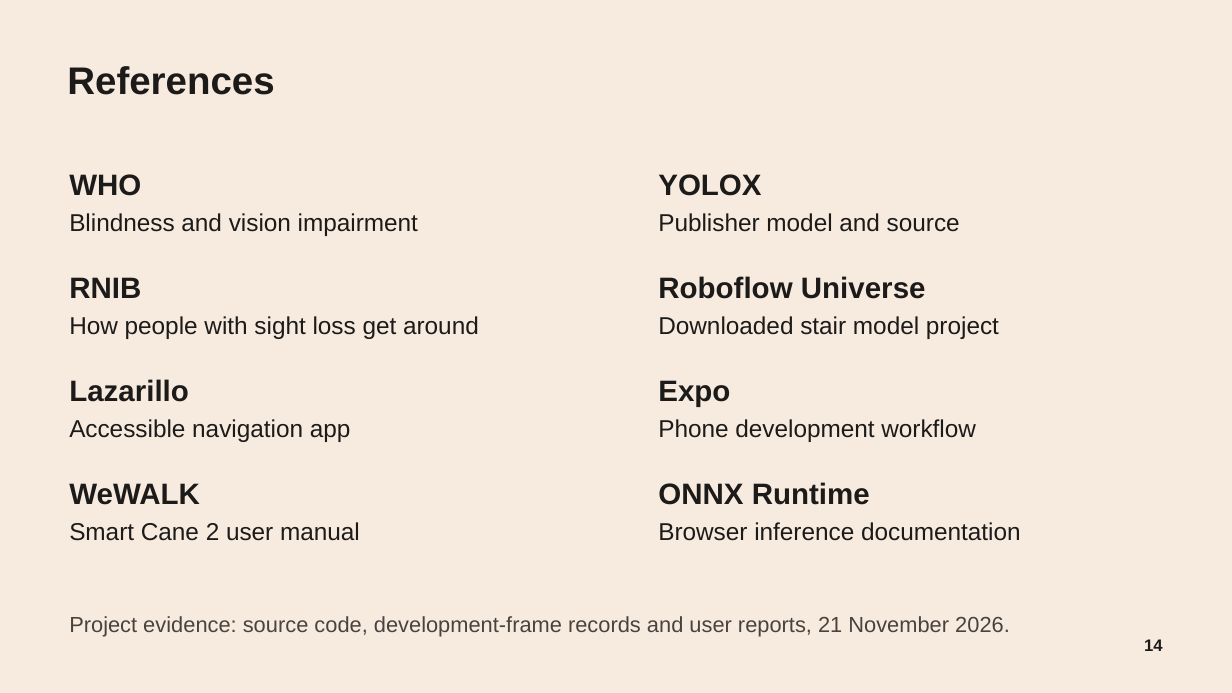
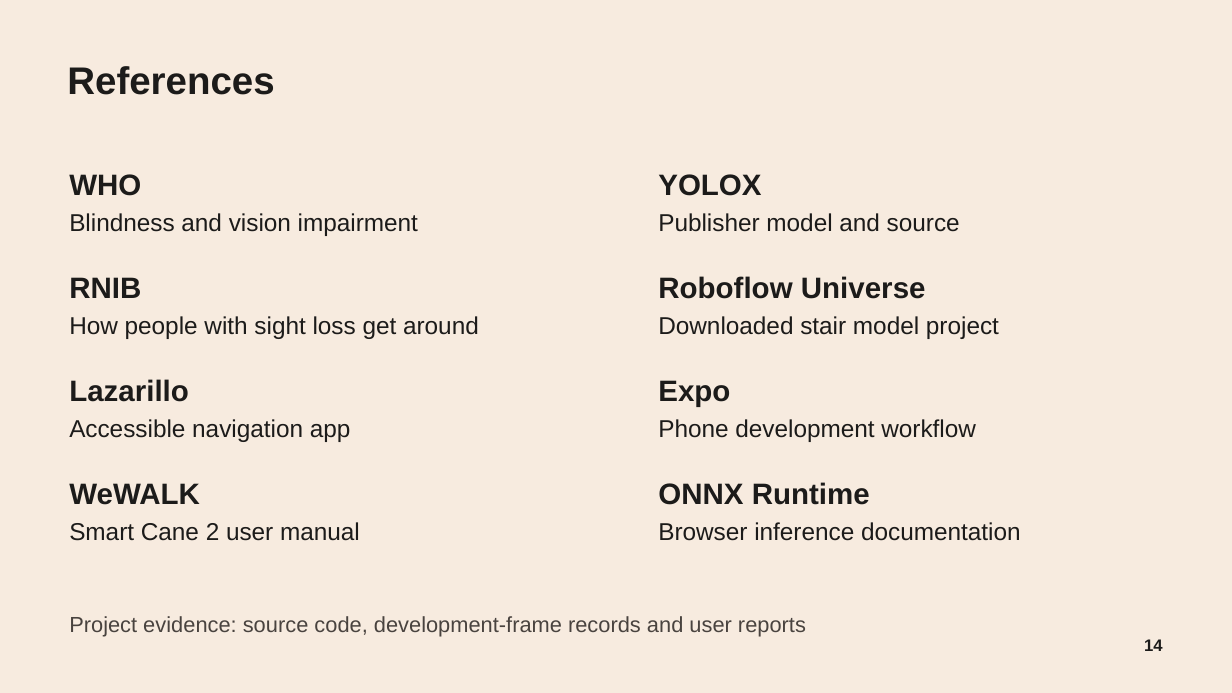
Before and after one commit to Omphile-coder/PathSignal, a slide deck: slide 14 of PathSignal — Final Year Project.pptx. Drawn at 1232x693 pixels with LibreOffice and Linux fonts; fonts in the diff are those of the drawing; background and template pictures are left out. Boxes give left, top, right and bottom in pixels: in the first picture for what was removed or moved away, otherwise in the second. Text is boxed around its words. In the diff, an @@ line names an element or a change of style, - is before the commit and + after.

Commit message:
docs: update the final-year project presentation

```diff
--- a/PathSignal — Final Year Project.pptx
+++ b/PathSignal — Final Year Project.pptx
@@ text at (x1=69, y1=616, x2=806, y2=636): text changed @@
-Project evidence: source code, development-frame records and user reports, 21 November 2026.
+Project evidence: source code, development-frame records and user reports
```
Also in this commit, not shown: 8 other slides changed.
